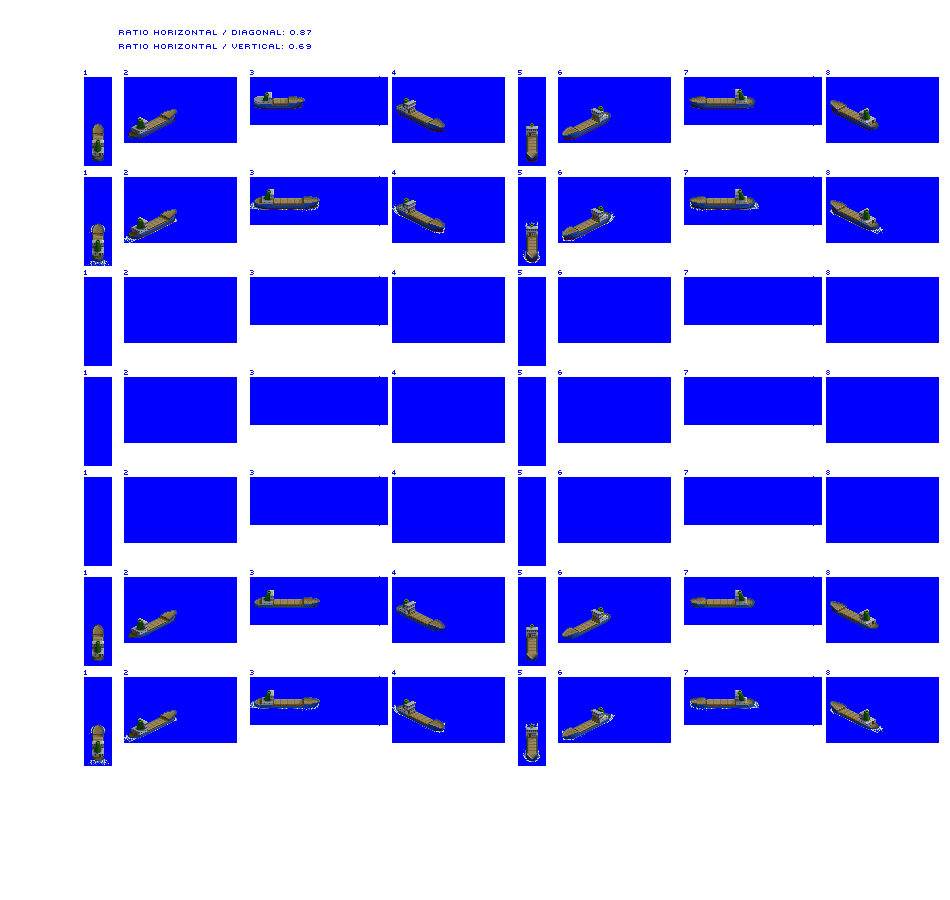
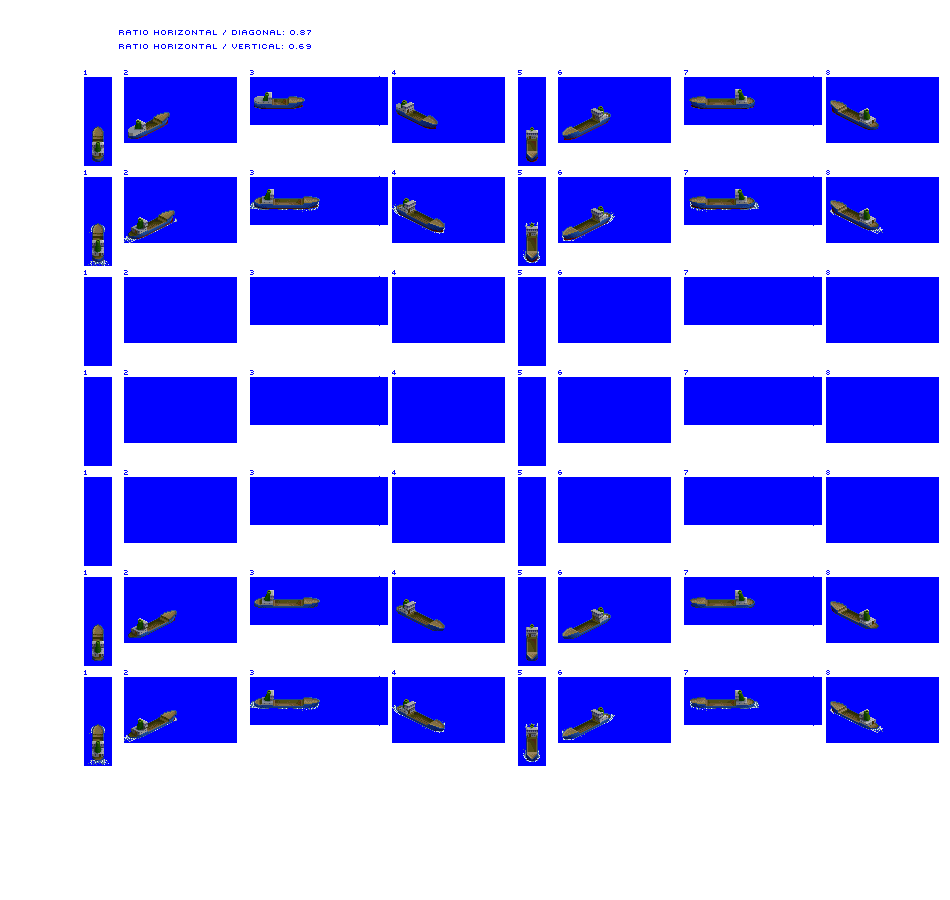
Two versions of the same layered image (950 × 900). Layer-by-layer changes:
hid "Hatch covers" over left=93, top=98, right=860, bottom=753
painted on "Trader unloaded" over left=92, top=98, right=538, bottom=228
